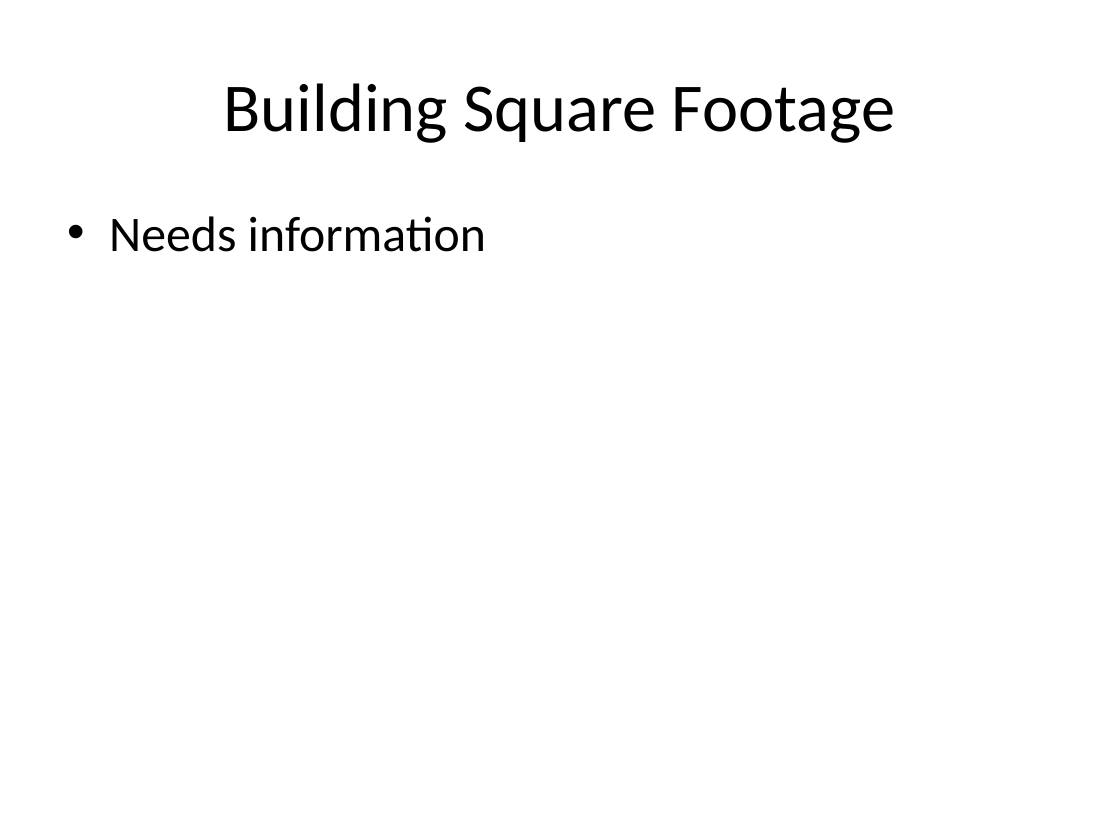
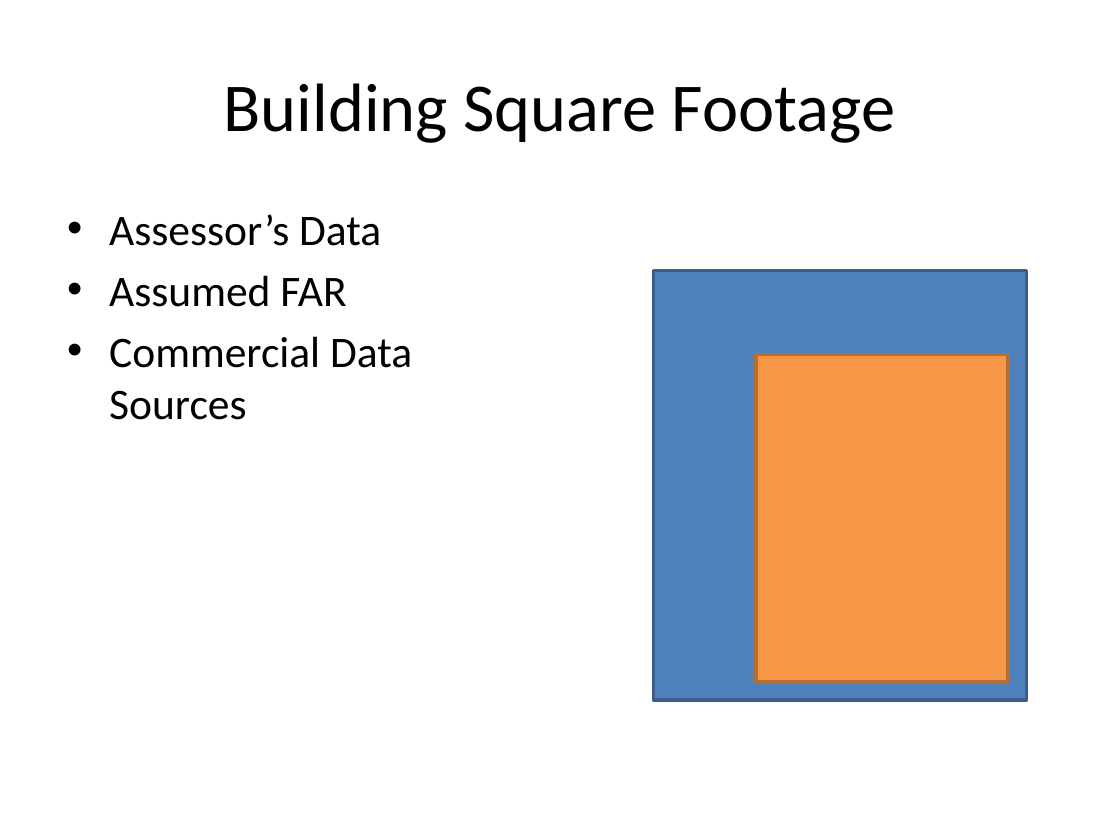
Before and after one commit to ucdavis-ice/UrbanFootprintCurriculum, a slide deck: slide 21 of OtherDocs/UF_BaseData.pptx. Drawn at 1120x840 pixels with LibreOffice and Linux fonts; fonts in the diff are those of the drawing. Boxes give left, top, right and bottom in pixels: in the first picture for what was removed or moved away, otherwise in the second. Text is boxed around its words. In the diff, an @@ line names an element or a change of style, - is before the commit and + after.

Commit message:
Base Data updates

```diff
--- a/OtherDocs/UF_BaseData.pptx
+++ b/OtherDocs/UF_BaseData.pptx
@@ text at (x1=109, y1=214, x2=412, y2=420): text changed; size 32 to 28 pt @@
-• Needs information
+• Assessor’s Data
+• Assumed FAR
+• Commercial Data Sources
@@ rectangle added at (x1=653, y1=271, x2=1026, y2=700), fill #4F81BD, outline #3A5F8C 2 pt @@
@@ rectangle added at (x1=756, y1=355, x2=1008, y2=682), fill #F79646, outline #B76F34 2 pt @@
```
Also in this commit, not shown: 1 other slide changed, 1 slide removed.
